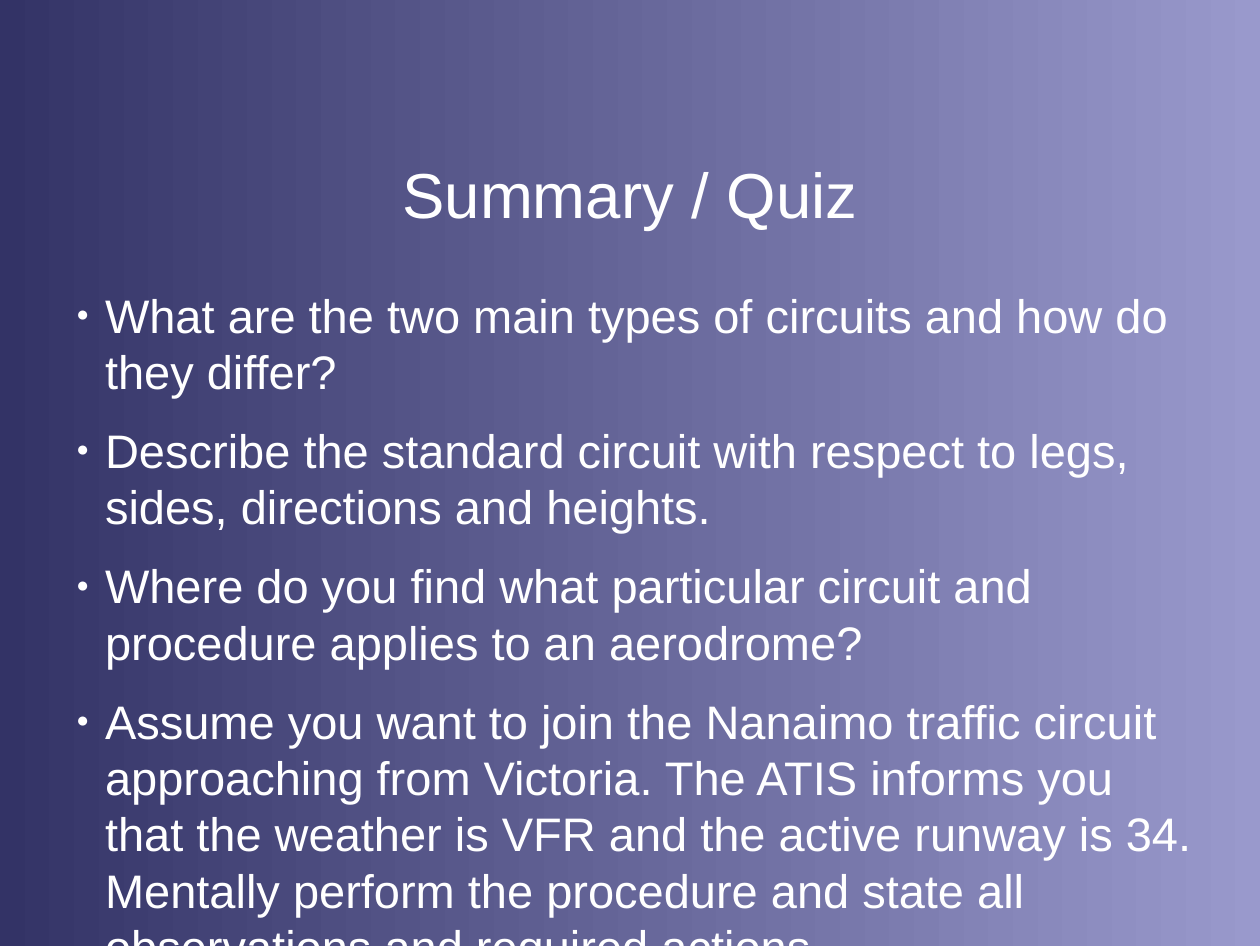
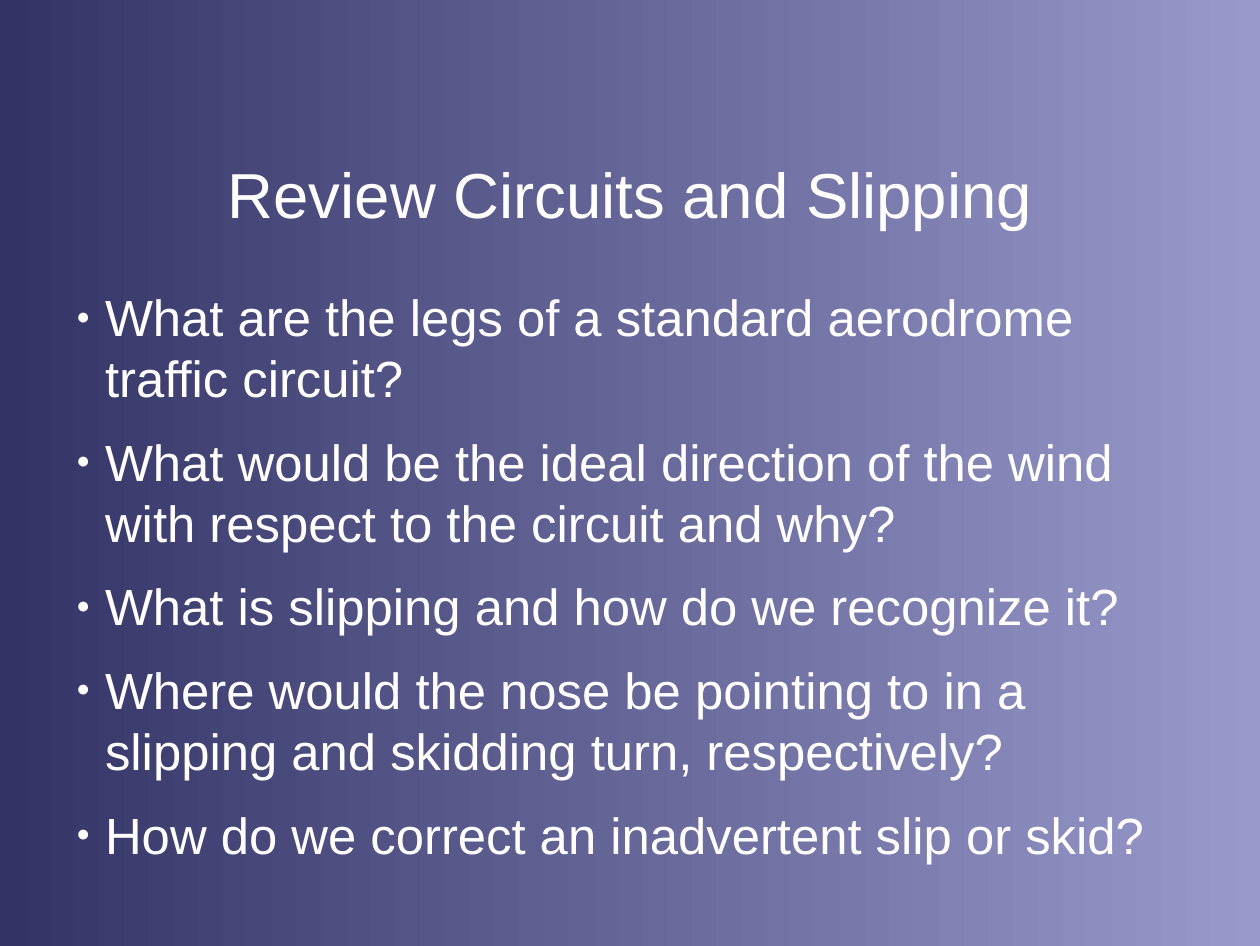
Before and after one commit to stephanheinemann/flight, a slide deck: slide 3 of FI/DriftIllusions/DriftIllusions.odp (slide 13 before the commit). Drawn at 1260x946 pixels with LibreOffice and Linux fonts; fonts in the diff are those of the drawing; background and template pictures are left out. Boxes give left, top, right and bottom in pixels: in the first picture for what was removed or moved away, otherwise in the second. Text is boxed around its words. In the diff, an @@ line names an element or a change of style, - is before the commit and + after.

```diff
--- a/FI/DriftIllusions/DriftIllusions.odp
+++ b/FI/DriftIllusions/DriftIllusions.odp
@@ title at <box>228,172,1032,230</box>: text changed @@
-Summary / Quiz
+Review Circuits and Slipping
@@ text at <box>105,299,1144,864</box>: text changed; size 29.6 to 32 pt @@
-● What are the two main types of circuits and how do they differ?
-● Describe the standard circuit with respect to legs, sides, directions and heights.
-● Where do you find what particular circuit and procedure applies to an aerodrome?
-● Assume you want to join the Nanaimo traffic circuit approaching from Victoria. The ATIS informs you that the weather is VFR and the active runway is 34. Mentally perform the procedure and state all observations and required actions.
+● What are the legs of a standard aerodrome traffic circuit?
+● What would be the ideal direction of the wind with respect to the circuit and why?
+● What is slipping and how do we recognize it?
+● Where would the nose be pointing to in a slipping and skidding turn, respectively?
+● How do we correct an inadvertent slip or skid?
```
Also in this commit, not shown: 5 other slides changed, 2 slides added, 2 slides removed, 2 other files.
